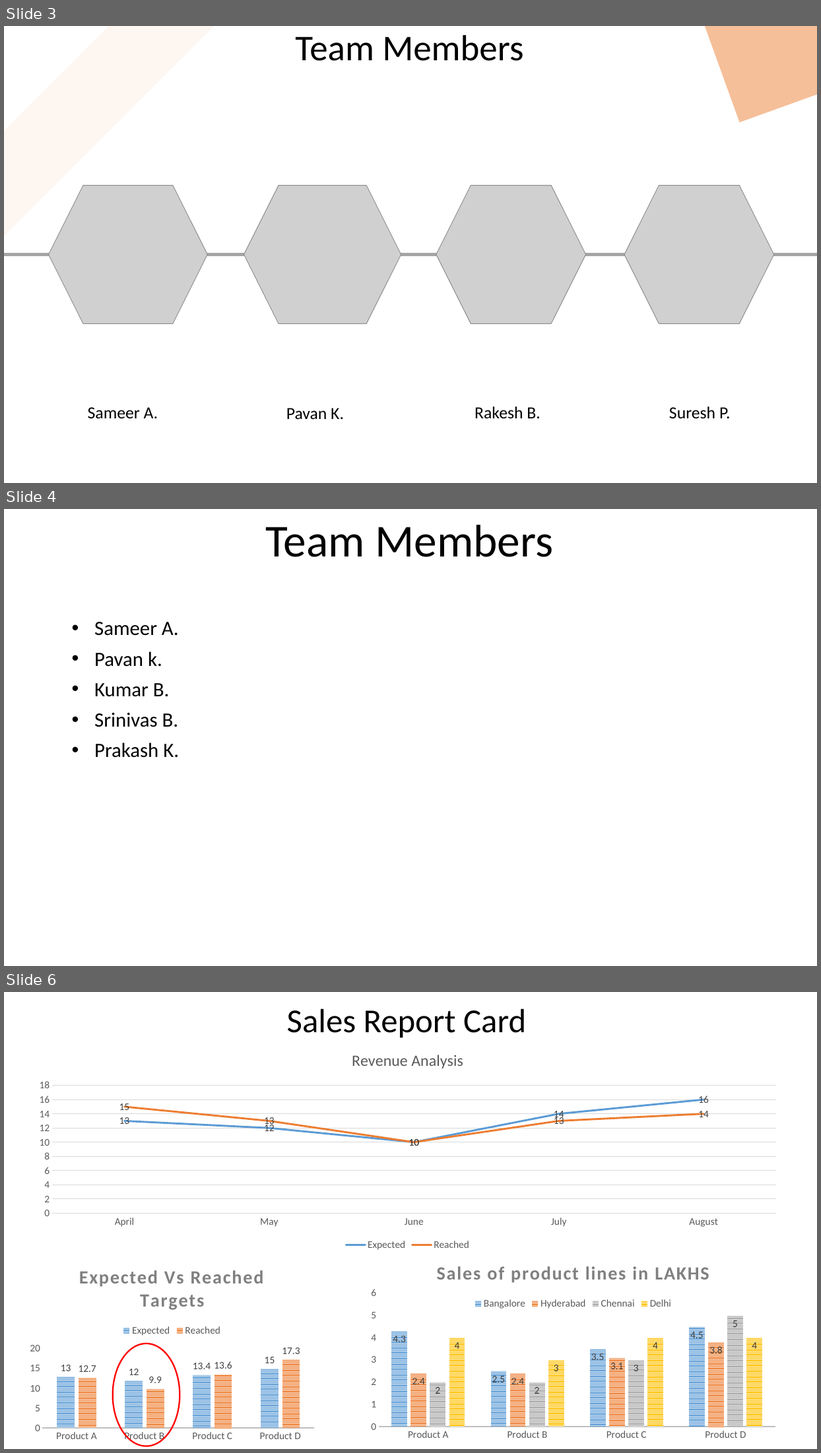
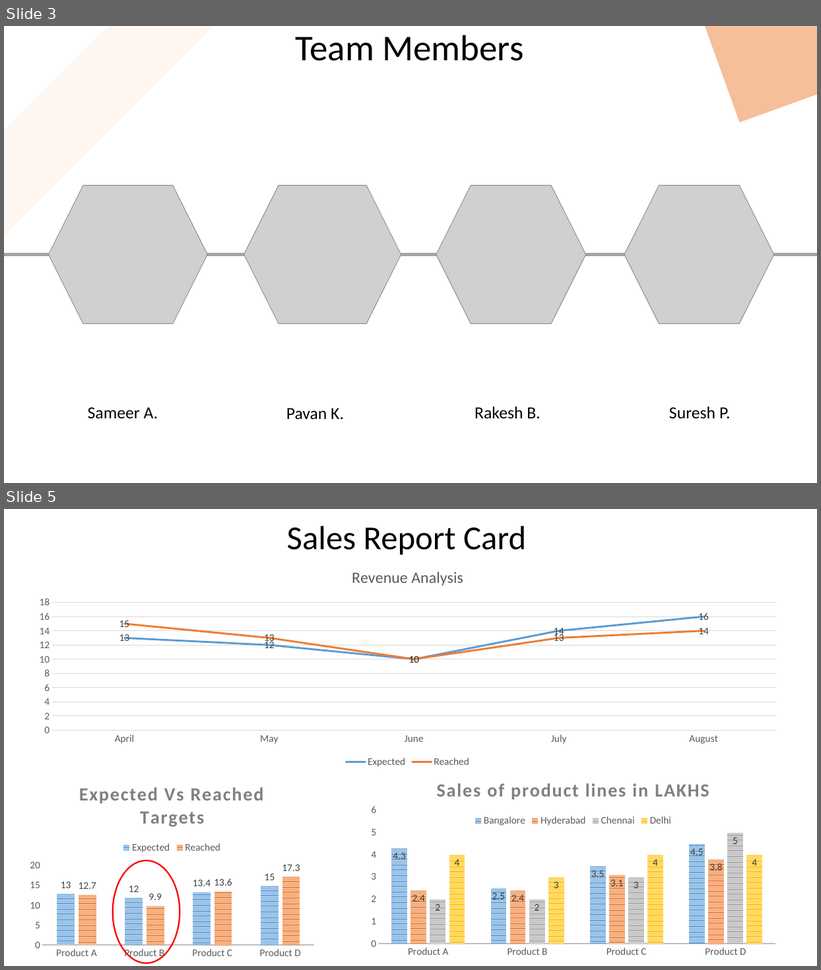
Before and after one commit to hemanthgrandhi/Debra_version_one, a slide deck: sample.pptx. Shown one above the other, each under a label of ours: slides 3, 4 and 6 before the commit, slides 3 and 5 after it; the slides between them are not shown. The pictures are 821x1453 and 821x970 pixels, drawn with LibreOffice and Linux fonts; fonts in the diff are those of the drawing; grey boxes stand for pictures. Boxes give left, top, right and bottom in pixels: in the first picture for what was removed or moved away, otherwise in the second. Text is boxed around its words. In the diff, an @@ line names an element or a change of style, - is before the commit and + after.

```diff
--- a/sample.pptx
+++ b/sample.pptx
@@ slide 4 removed at (4,509,817,966), background #FFFFFF @@
@@ title removed at (265,525,554,557) @@
-Team Members
@@ subtitle removed at (94,622,179,758) @@
-• Sameer A.
-• Pavan k.
-• Kumar B.
-• Srinivas B.
-• Prakash K.
@@ what was slide 6 is now slide 5 @@
```
Also in this commit, not shown: 5 other files.
